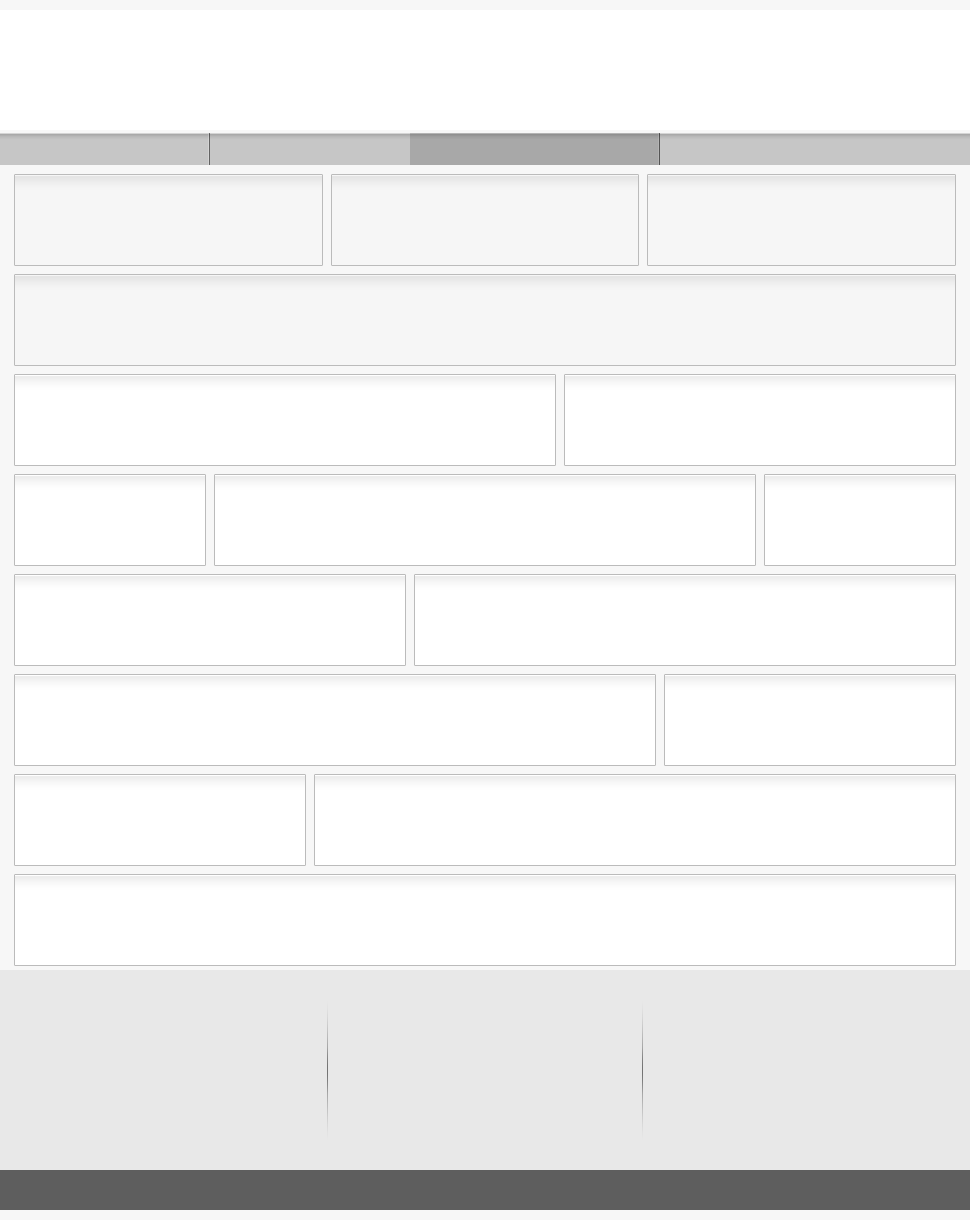
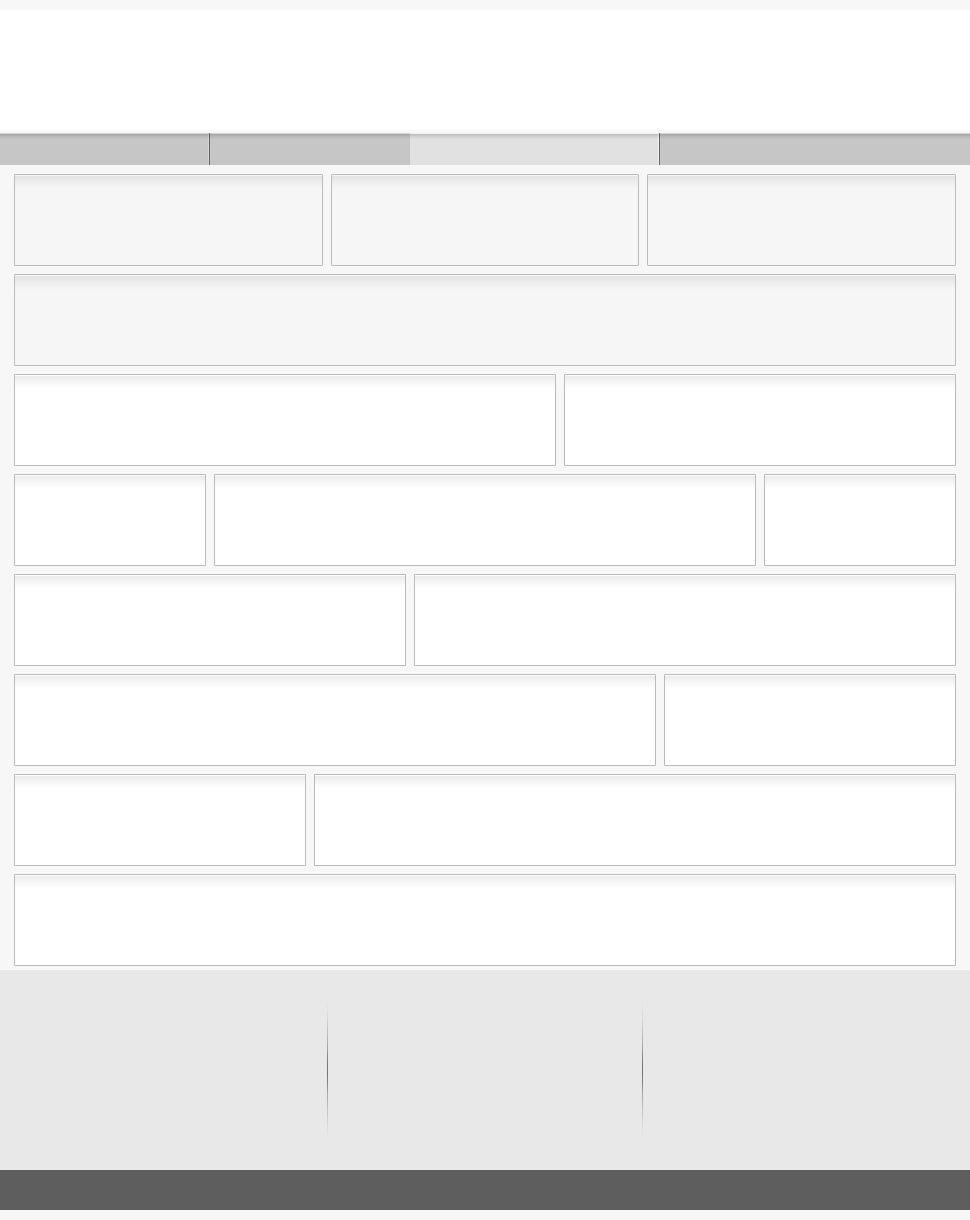
Layer changes from the first 970 x 1220 image to the second:
"navbar - active": blend multiply → color dodge, painted on it over [410, 133, 660, 165]
